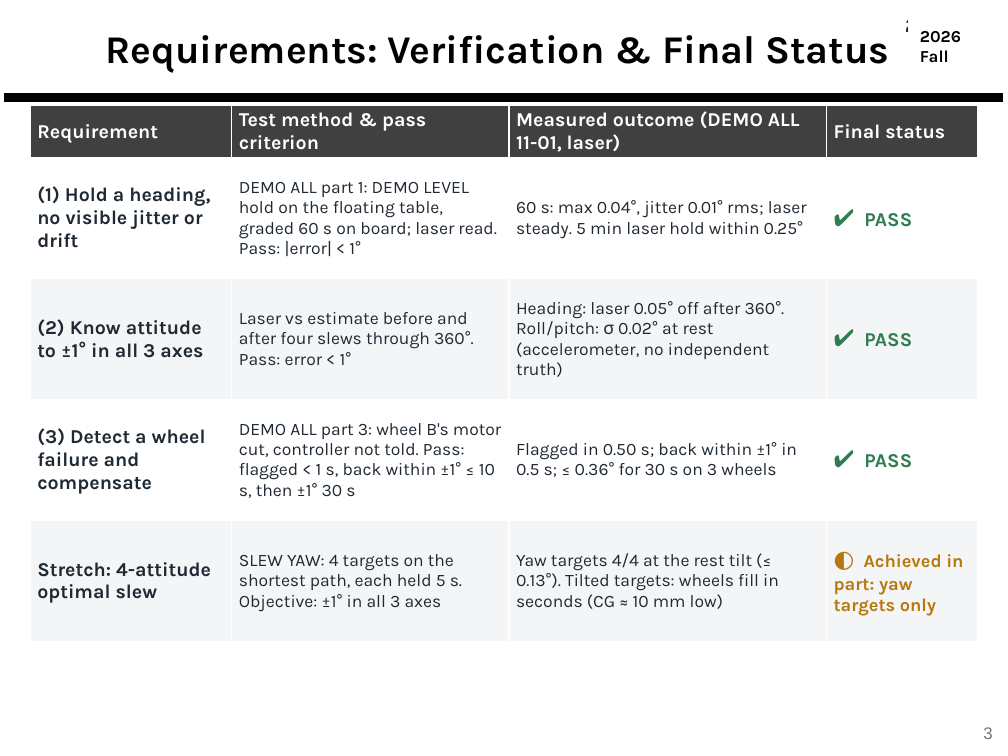
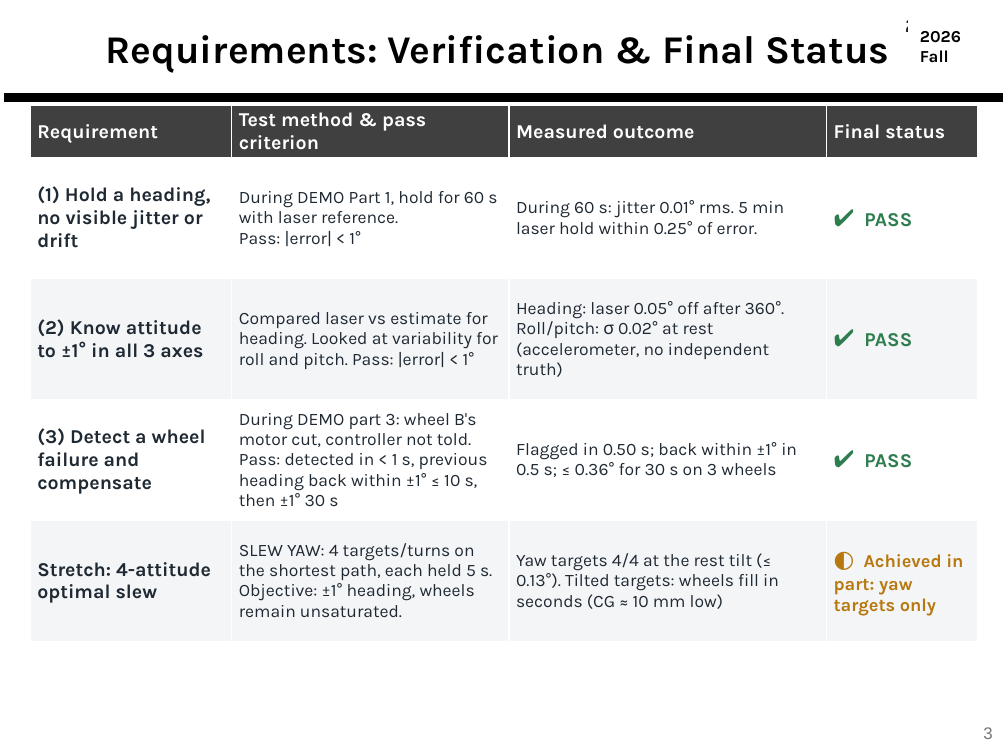
Before and after one commit to derek-weissinger-usafa/Astro-331-Lab-8, a slide deck: slide 3 of Reports/Astro 331 Lab 8_2_3 Body Final Pres.pptx. Drawn at 1008x756 pixels with LibreOffice and Linux fonts; fonts in the diff are those of the drawing; background and template pictures are left out. Boxes give left, top, right and bottom in pixels: in the first picture for what was removed or moved away, otherwise in the second. Text is boxed around its words. In the diff, an @@ line names an element or a change of style, - is before the commit and + after.

```diff
--- a/Reports/Astro 331 Lab 8_2_3 Body Final Pres.pptx
+++ b/Reports/Astro 331 Lab 8_2_3 Body Final Pres.pptx
@@ table at bbox=[30, 106, 978, 640] @@
-row 1, column 3: Measured outcome (DEMO ALL 11-01, laser)
+row 1, column 3: Measured outcome
-row 2, column 2: DEMO ALL part 1: DEMO LEVEL hold on the floating table, graded 60 s on board; laser read. Pass: |error| < 1°
+row 2, column 2: During DEMO Part 1, hold for 60 s with laser reference. / Pass: |error| < 1°
-row 2, column 3: 60 s: max 0.04°, jitter 0.01° rms; laser steady. 5 min laser hold within 0.25°
+row 2, column 3: During 60 s: jitter 0.01° rms. 5 min laser hold within 0.25° of error.
-row 3, column 2: Laser vs estimate before and after four slews through 360°. Pass: error < 1°
+row 3, column 2: Compared laser vs estimate for heading. Looked at variability for roll and pitch. Pass: |error| < 1°
-row 4, column 2: DEMO ALL part 3: wheel B's motor cut, controller not told. Pass: flagged < 1 s, back within ±1° ≤ 10 s, then ±1° 30 s
+row 4, column 2: During DEMO part 3: wheel B's motor cut, controller not told. Pass: detected in < 1 s, previous heading back within ±1° ≤ 10 s, then ±1° 30 s
-row 5, column 2: SLEW YAW: 4 targets on the shortest path, each held 5 s. Objective: ±1° in all 3 axes
+row 5, column 2: SLEW YAW: 4 targets/turns on the shortest path, each held 5 s. Objective: ±1° heading, wheels remain unsaturated.
```
Also in this commit, not shown: 7 other slides changed.
